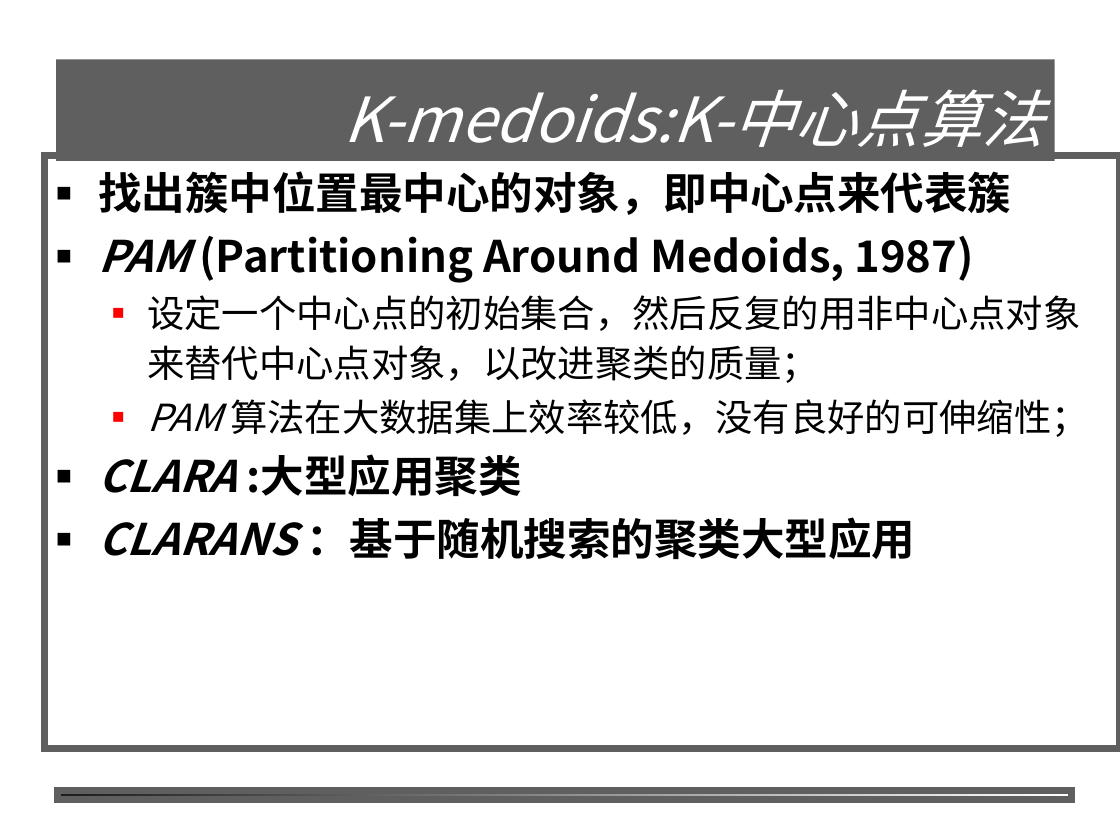
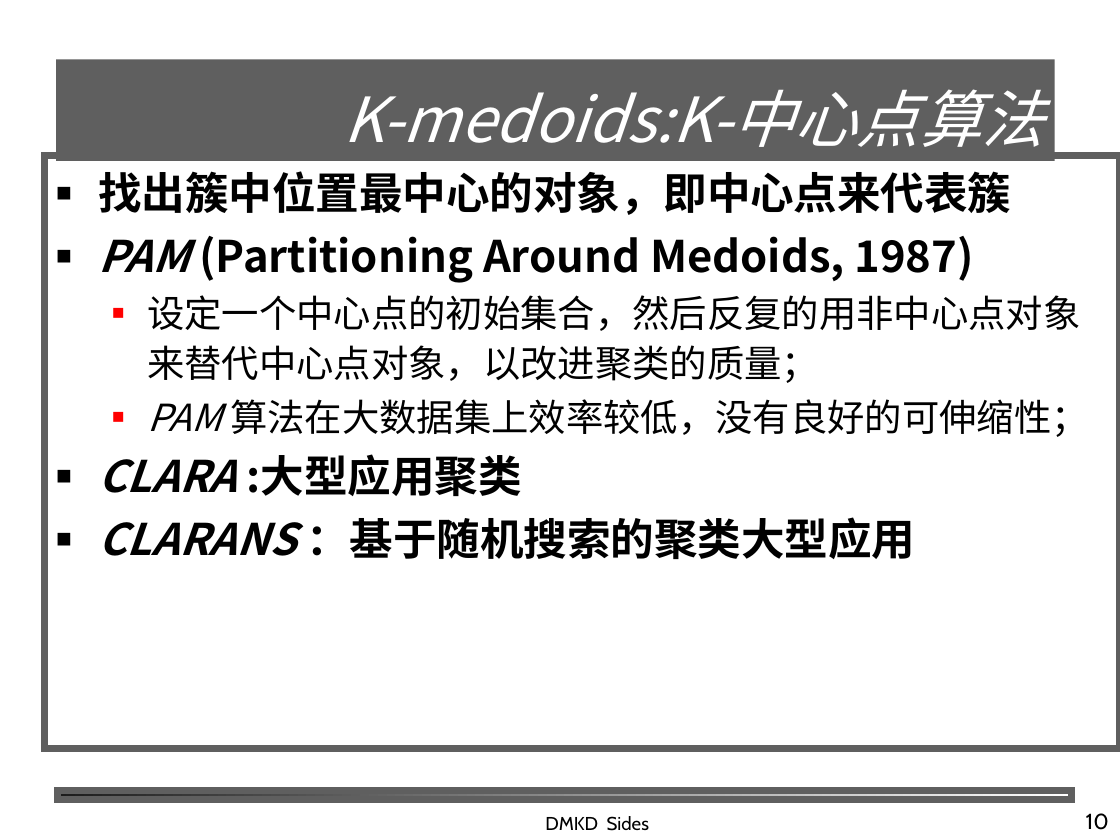
Before and after one commit to shfkuang/shfkuang.github.io, a slide deck: slide 10 of dm/ch5.2.ppt. Drawn at 1120x840 pixels with LibreOffice and Linux fonts; fonts in the diff are those of the drawing; background and template pictures are left out. Boxes give left, top, right and bottom in pixels: in the first picture for what was removed or moved away, otherwise in the second. Text is boxed around its words. In the diff, an @@ line names an element or a change of style, - is before the commit and + after.

```diff
--- a/dm/ch5.2.ppt
+++ b/dm/ch5.2.ppt
@@ text added at (545,816,649,831), 12 pt, text #000000 @@
+DMKD Sides
@@ page number added at (1086,813,1109,830), 14 pt, text #000000 @@
+10
```
Also in this commit, not shown: 17 other slides changed, 3 other files.
